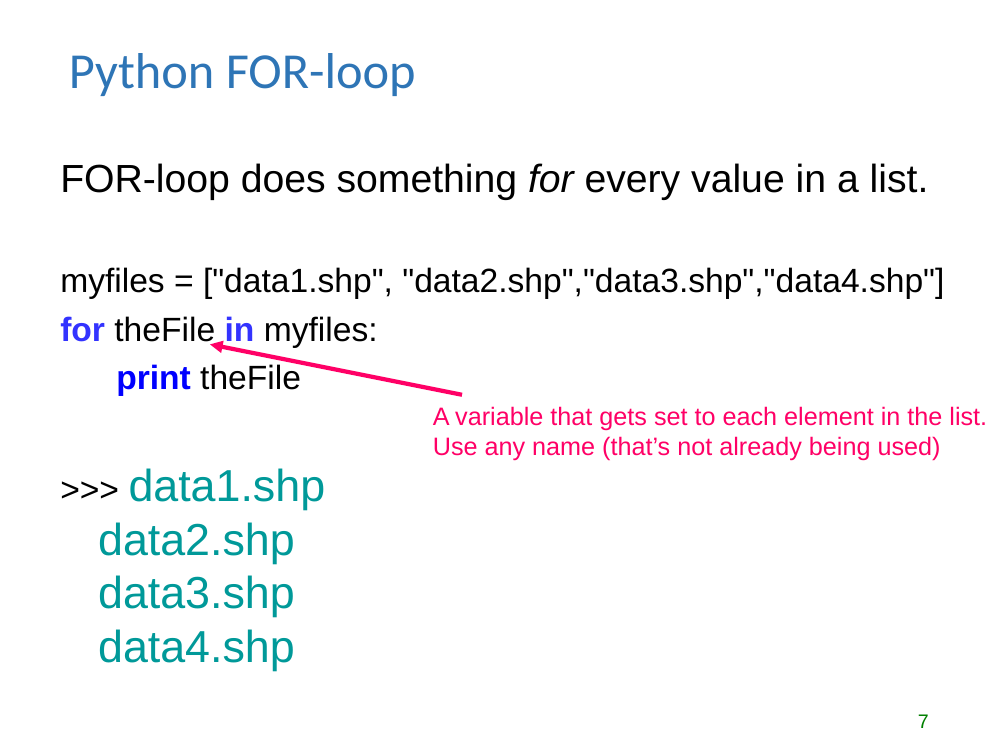
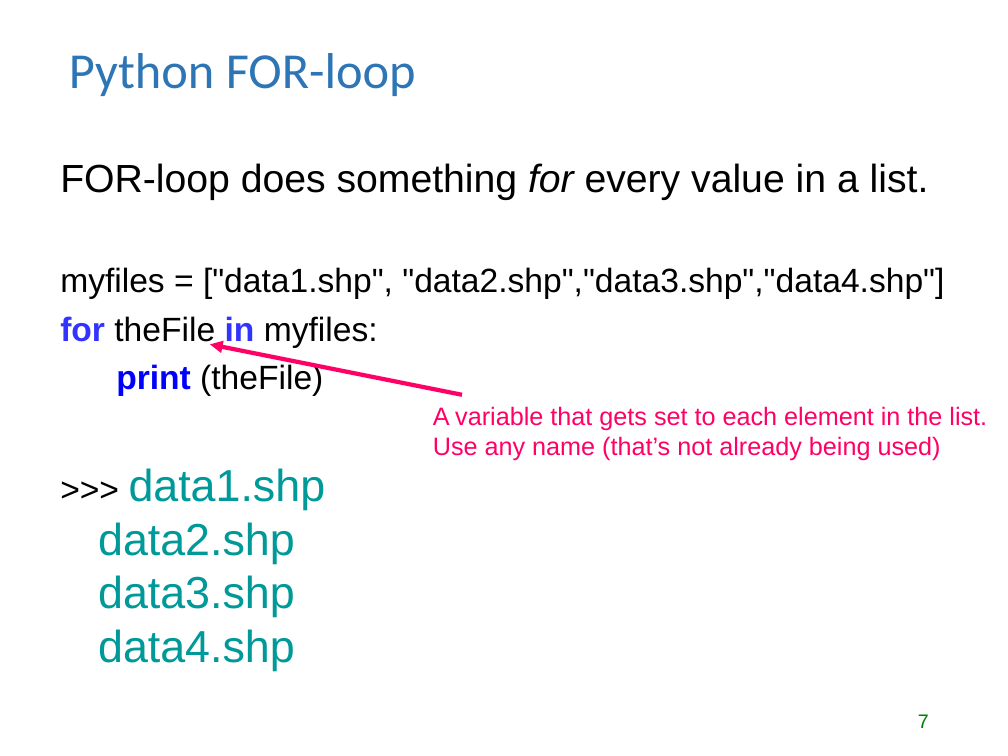
Before and after one commit to lgtateos/gis540, a slide deck: slide 7 of slides/looping.ppt. Drawn at 1008x756 pixels with LibreOffice and Linux fonts; fonts in the diff are those of the drawing. Boxes give left, top, right and bottom in pixels: in the first picture for what was removed or moved away, otherwise in the second. Text is boxed around its words. In the diff, an @@ line names an element or a change of style, - is before the commit and + after.

```diff
--- a/slides/looping.ppt
+++ b/slides/looping.ppt
@@ text at (116, 363, 323, 396): text changed @@
-print theFile
+print (theFile)
```
Also in this commit, not shown: 8 other slides changed, 1 other file.
